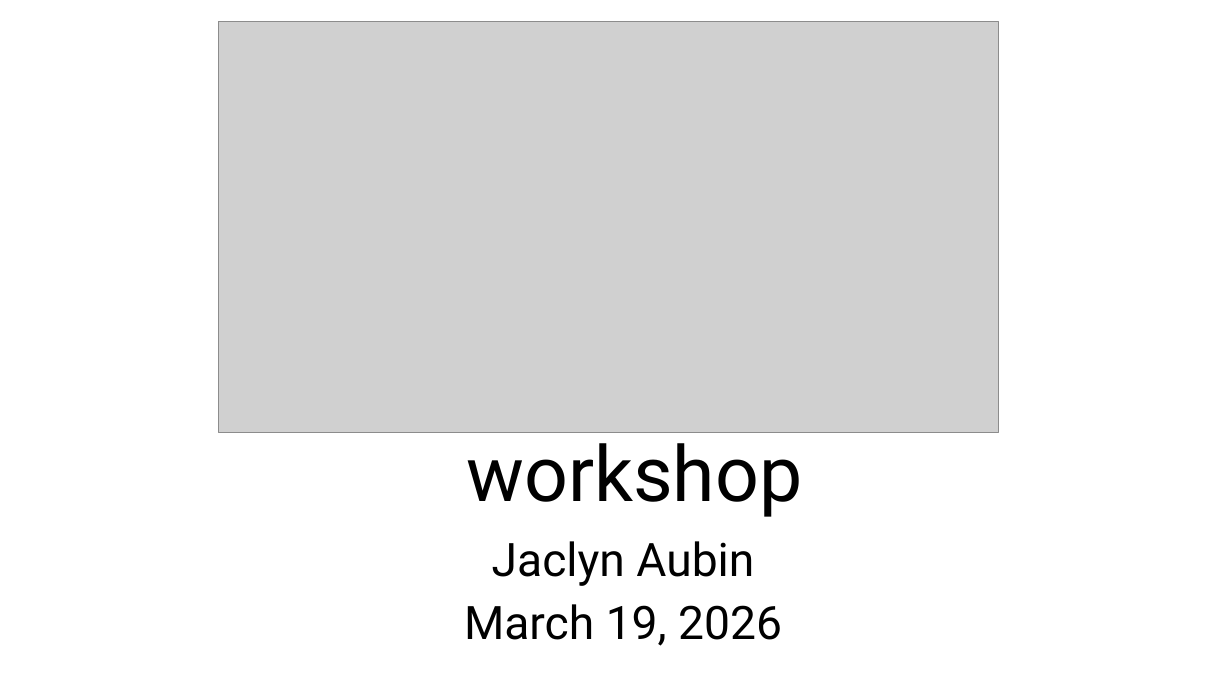
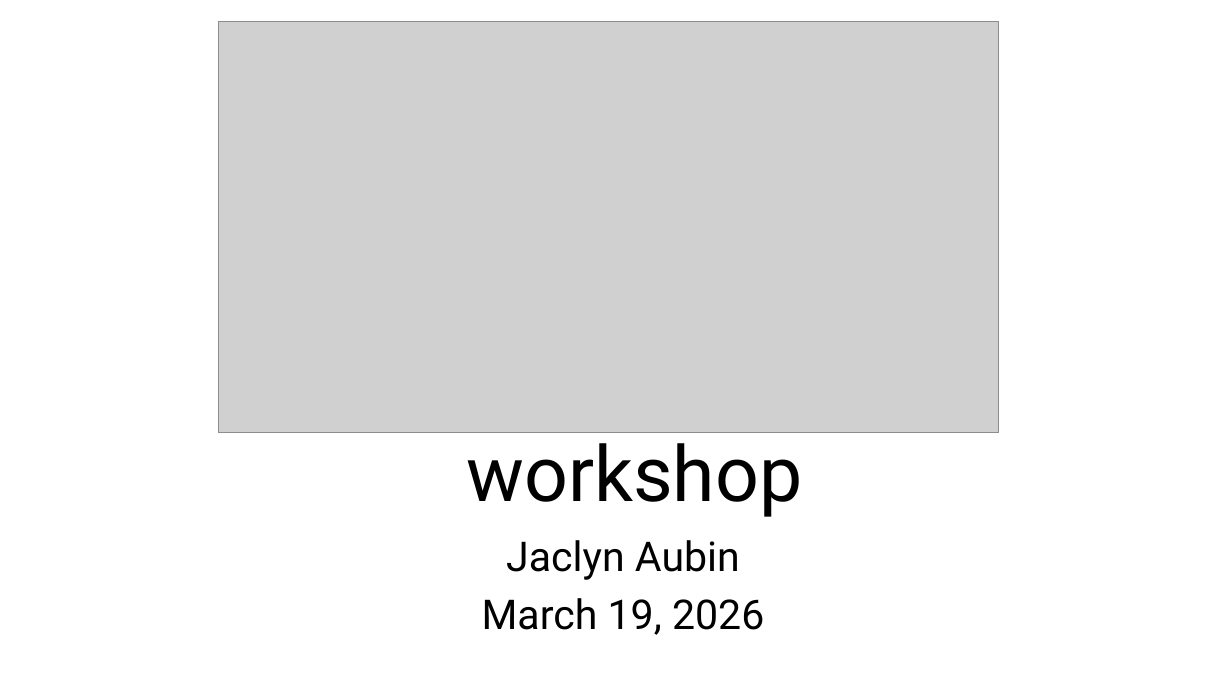
Before and after one commit to JAAubin/GitHub-Workshop, a slide deck: slide 1 of GitHub_Workshop_Wk1.pptx. Drawn at 1232x693 pixels with LibreOffice and Linux fonts; fonts in the diff are those of the drawing; grey boxes stand for pictures. Boxes give left, top, right and bottom in pixels: in the first picture for what was removed or moved away, otherwise in the second. Text is boxed around its words. In the diff, an @@ line names an element or a change of style, - is before the commit and + after.

```diff
--- a/GitHub_Workshop_Wk1.pptx
+++ b/GitHub_Workshop_Wk1.pptx
@@ subtitle "Jaclyn Aubin" at (482, 540, 764, 635): size 36 to 32 pt @@
```
